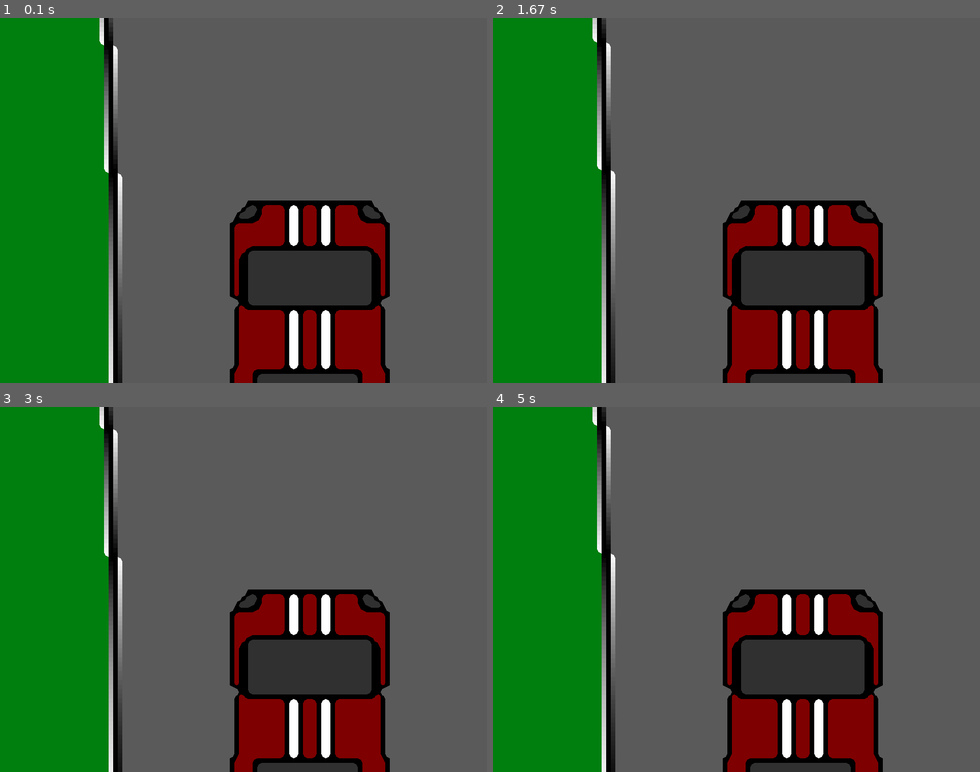
Above: before the commit, frames 1-4 (two rows, left to right).
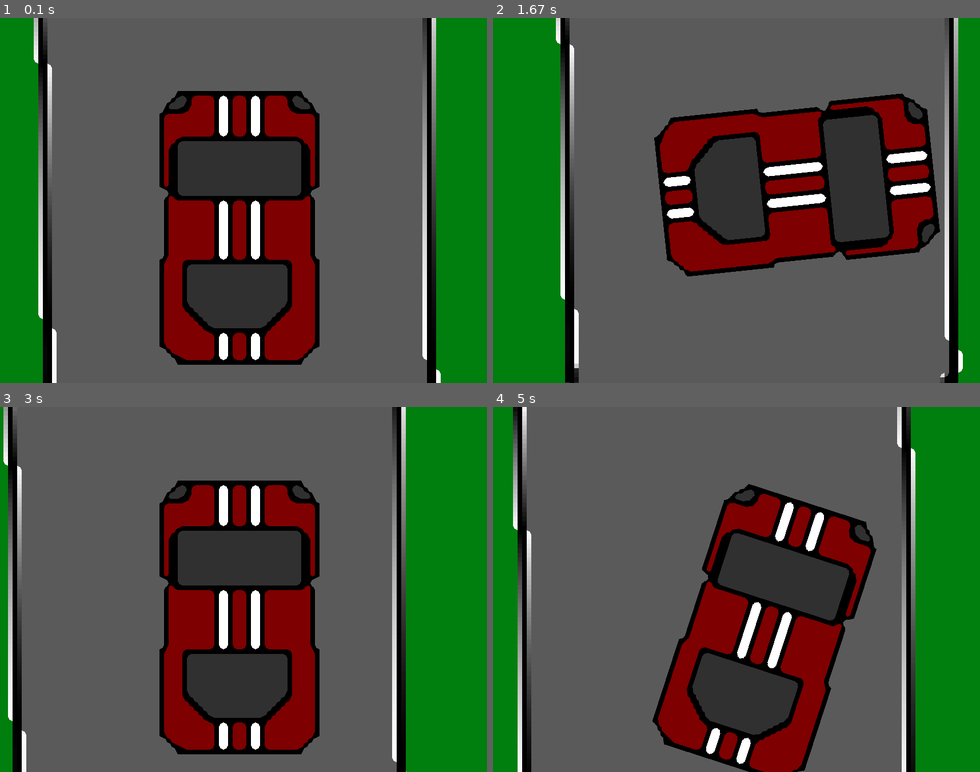
Above: after the commit, the same moments.

Repository: Shteevee/GUTS_Game
Game: pygame game, started from main.py
Same seed, same stepped clock (60 frames per second), same inputs: the game is played once before the commit and once after it.
Inputs:
- Up to frame 1 (0.1 s): no input
- Up to frame 2 (1.67 s): hold Right 0.33-0.8 s; hold Up 0.83-1.13 s; hold Right 1.17-1.63 s
- Up to frame 3 (3 s): hold Left 1.67-2.2 s; hold Down 2.23-2.53 s; hold Left 2.57-2.97 s
- Up to frame 4 (5 s): hold Up 3-3.37 s; hold Right 3.4-4.03 s; hold Down 4.07-4.43 s; hold Left 4.47-4.93 s; hold Right from 4.97 s (still down)

The runs differ from the first frame. In frame 1, 58% of the frame differs, in the area x 6-100%, y 0-100%; in frame 2, 50%; in frame 3, 71%, in the area x 0-100%, y 0-100%; in frame 4, 61%.

Commit message:
Camera works now

Diff:
--- a/camera.py
+++ b/camera.py
@@ -1,14 +1,23 @@
 import pygame, sys, math
 from pygame.locals import *
 
+def simple_camera(camera, target_rect):
+    l, t, _, _ = target_rect
+    _, _, w, h = camera
+    return Rect(-l + HALF_WIDTH, -t + HALF_HEIGHT, w, h)
+
 class Camera(object):
-    def __init__(self, camera_func, width, height):
-        self.camera_func = camera_func
+    def __init__(self, width, height):
+        self.camera_func = simple_camera
         self.state = Rect(0,0,width, height)
+        self.HALF_WIDTH = int(width/2.75)
+        self.HALF_HEIGHT = int(height/5)
 
     def apply(self, target):
         return target.rect.move(self.state.topleft)
 
     def update(self, target):
-        self.state = self.camera_func(self.state, target.rect)
+        self.state.left = -target.rect.left + self.HALF_WIDTH
+        self.state.top = -target.rect.top + self.HALF_HEIGHT
+        # self.state = self.camera_func(self.state, target.rect)
         print (self.state)
--- a/main.py
+++ b/main.py
@@ -2,24 +2,20 @@
 from pygame.locals import *
 import settings
 
-def simple_camera(camera, target_rect):
-    l, t, _, _ = target_rect
-    _, _, w, h = camera
-    return Rect(-l+HALF_WIDTH, -t+HALF_HEIGHT, w, h)
+
 
 clock = pygame.time.Clock()
 
 WIN_WIDTH = 900
 WIN_HEIGHT = 640
-HALF_WIDTH = int(WIN_WIDTH/2)
-HALF_HEIGHT = int(WIN_HEIGHT/2)
+
 
 display = pygame.display
 display.init()
 screen = display.set_mode((WIN_WIDTH,WIN_HEIGHT))
 car = car.Car(5200, 4800)
 bg = gameMap.GameMap()
-camera = camera.Camera(simple_camera, WIN_WIDTH, WIN_HEIGHT)
+camera = camera.Camera(WIN_WIDTH, WIN_HEIGHT)
 entities = pygame.sprite.Group()
 entities.add(bg)
 entities.add(car)
@@ -28,10 +24,16 @@
 while (running):
     clock.tick(30)
 
-    # car = car.Car(10,10)
-    # bg = gameMap.GameMap()
-    running = True
-    clock = pygame.time.Clock()
+    for event in pygame.event.get():
+        if event.type == pygame.QUIT:
+            running = False
+        if not hasattr(event,'key'): continue
+        down = event.type == KEYDOWN
+        #CHANGE THESE SCALARS TO CHANGE ACCELERATIONS AND ROTATION SPEED
+        if event.key==K_RIGHT: car.updateRight(down * -3)
+        elif event.key==K_LEFT: car.updateLeft(down * 3)
+        elif event.key==K_UP: car.updateUp(down * 0.5)
+        elif event.key==K_DOWN: car.updateDown(down * -0.3)
 
     car.drive(bg)
     print(car.getPos())
